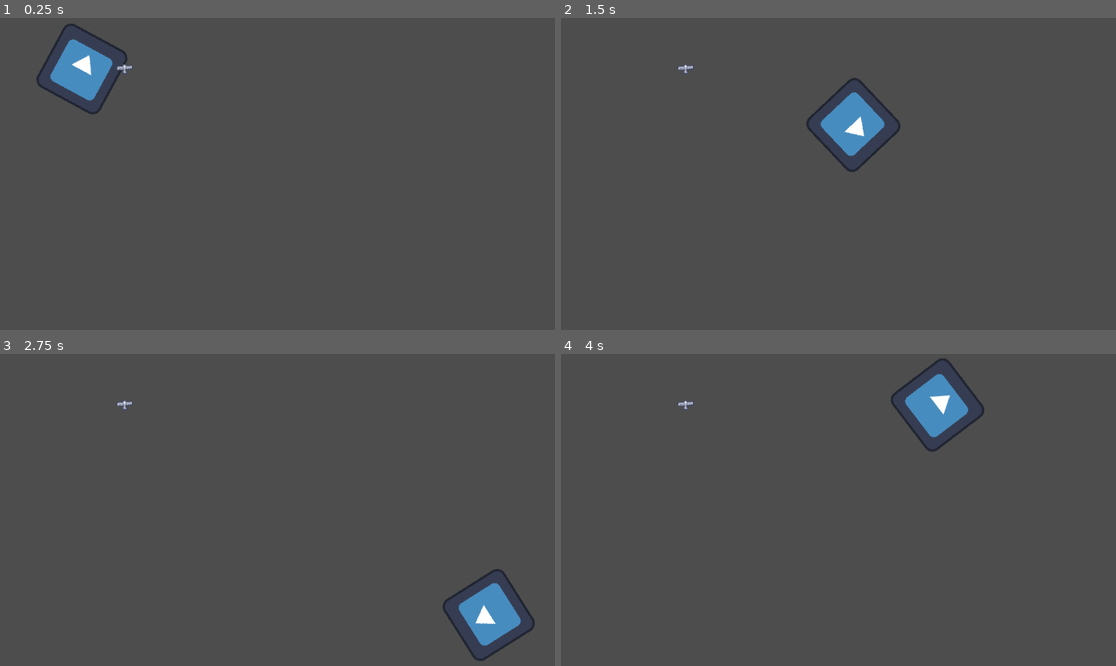
Above: before the commit, frames 1-4 (two rows, left to right).
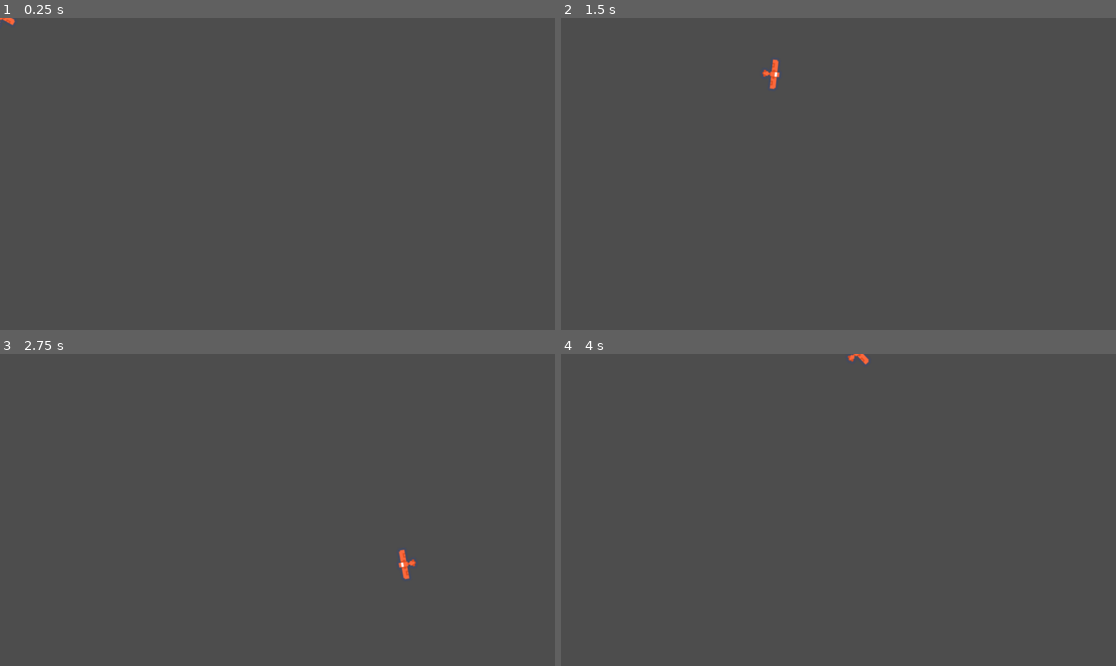
Above: after the commit, the same moments.

Repository: BaselAbdulaal/Top-Down-protect-your-base
Game: Godot game, scene res://player.tscn
Two runs of this game, one before a commit and one after it. Both use one fixed random seed, a clock stepped at 60 frames per second and the inputs below. Before the commit the project starts from res://world.tscn. The engine's default icon, where the game draws it, is replaced by a stand-in: a white triangle on a blue panel in a dark square.
Inputs (mouse positions are in pixels of both pictures, inside the frame that each line leads up to):
- Up to frame 1 (0.25 s): no input
- Up to frame 2 (1.5 s): tap Enter at 0.5 s; move the mouse to (1027, 180) at 0.52 s; hold D (Right) 0.53-1.28 s; click (1027, 180) at 0.6 s; move the mouse to (755, 217) at 1.27 s; hold S (Down) from 1.28 s (still down); click (755, 217) at 1.35 s
- Up to frame 3 (2.75 s): move the mouse to (388, 456) at 2.02 s; release S (Down) at 2.03 s; hold D (Right) from 2.03 s (still down); click (388, 456) at 2.1 s
- Up to frame 4 (4 s): move the mouse to (849, 606) at 2.77 s; release D (Right) at 2.78 s; hold W (Up) 2.78-3.53 s; click (849, 606) at 2.85 s; move the mouse to (1077, 591) at 3.52 s; hold A (Left) from 3.53 s (still down); click (1077, 591) at 3.6 s

The runs differ from the first frame. In frame 1, 1.8% of the frame differs, in the area x 0-24%, y 0-31%; in frame 2, 1.9%, in the area x 21-62%, y 13-50%; in frame 3, 1.9%; in frame 4, 1.8%.
Error before the commit: Invalid call. Nonexistent function 'apply_impulse' in base 'Node2D'. (res://Player)
Error after the commit: Invalid call. Nonexistent function 'instantiate' in base 'GDScript'. (res://Player)

Commit message:
term 3 sprint 1 day 1

Diff:
--- a/Player 1.gd
+++ b/Player 1.gd
@@ -2,7 +2,7 @@
 
 var movespeed = 500
 var bullet_speed = 2000
-var bullet = preload("res://bullet.tscn")
+var bullet = preload("res://projectile.gd")
 var input_direction = Vector2()
 @export var Bullet : PackedScene
 
--- /dev/null
+++ b/player.tscn
@@ -0,0 +1,21 @@
+[gd_scene load_steps=5 format=3 uid="uid://dwkt6sule6odb"]
+
+[ext_resource type="Script" path="res://Player 1.gd" id="1_6710v"]
+[ext_resource type="Texture2D" uid="uid://bu16rduyfc658" path="res://kenney_pixel-shmup/Ships/ship_0005.png" id="2_m7xl1"]
+[ext_resource type="PackedScene" uid="uid://r582t2af5ivq" path="res://bullet/projectile.tscn" id="2_se5kv"]
+
+[sub_resource type="RectangleShape2D" id="RectangleShape2D_w32qn"]
+size = Vector2(30, 20)
+
+[node name="Node2D" type="Node2D"]
+
+[node name="CharacterBody2D" type="CharacterBody2D" parent="."]
+script = ExtResource("1_6710v")
+Bullet = ExtResource("2_se5kv")
+
+[node name="Sprite2D" type="Sprite2D" parent="CharacterBody2D"]
+scale = Vector2(2, 2)
+texture = ExtResource("2_m7xl1")
+
+[node name="CollisionShape2D" type="CollisionShape2D" parent="CharacterBody2D"]
+shape = SubResource("RectangleShape2D_w32qn")
--- a/project.godot
+++ b/project.godot
@@ -10,8 +10,8 @@
 
 [application]
 
-config/name="Game Jam"
-run/main_scene="res://world.tscn"
+config/name="Top-down-protect-your-base"
+run/main_scene="res://player.tscn"
 config/features=PackedStringArray("4.2", "Forward Plus")
 config/icon="res://icon.svg"
 
@@ -20,29 +20,29 @@
 Up={
 "deadzone": 0.5,
 "events": [Object(InputEventKey,"resource_local_to_scene":false,"resource_name":"","device":-1,"window_id":0,"alt_pressed":false,"shift_pressed":false,"ctrl_pressed":false,"meta_pressed":false,"pressed":false,"keycode":0,"physical_keycode":87,"key_label":0,"unicode":119,"echo":false,"script":null)
+, Object(InputEventKey,"resource_local_to_scene":false,"resource_name":"","device":-1,"window_id":0,"alt_pressed":false,"shift_pressed":false,"ctrl_pressed":false,"meta_pressed":false,"pressed":false,"keycode":0,"physical_keycode":4194320,"key_label":0,"unicode":0,"echo":false,"script":null)
 ]
 }
 Down={
 "deadzone": 0.5,
 "events": [Object(InputEventKey,"resource_local_to_scene":false,"resource_name":"","device":-1,"window_id":0,"alt_pressed":false,"shift_pressed":false,"ctrl_pressed":false,"meta_pressed":false,"pressed":false,"keycode":0,"physical_keycode":83,"key_label":0,"unicode":115,"echo":false,"script":null)
+, Object(InputEventKey,"resource_local_to_scene":false,"resource_name":"","device":-1,"window_id":0,"alt_pressed":false,"shift_pressed":false,"ctrl_pressed":false,"meta_pressed":false,"pressed":false,"keycode":0,"physical_keycode":4194322,"key_label":0,"unicode":0,"echo":false,"script":null)
 ]
 }
 Left={
 "deadzone": 0.5,
 "events": [Object(InputEventKey,"resource_local_to_scene":false,"resource_name":"","device":-1,"window_id":0,"alt_pressed":false,"shift_pressed":false,"ctrl_pressed":false,"meta_pressed":false,"pressed":false,"keycode":0,"physical_keycode":65,"key_label":0,"unicode":97,"echo":false,"script":null)
+, Object(InputEventKey,"resource_local_to_scene":false,"resource_name":"","device":-1,"window_id":0,"alt_pressed":false,"shift_pressed":false,"ctrl_pressed":false,"meta_pressed":false,"pressed":false,"keycode":0,"physical_keycode":4194319,"key_label":0,"unicode":0,"echo":false,"script":null)
 ]
 }
 Right={
 "deadzone": 0.5,
 "events": [Object(InputEventKey,"resource_local_to_scene":false,"resource_name":"","device":-1,"window_id":0,"alt_pressed":false,"shift_pressed":false,"ctrl_pressed":false,"meta_pressed":false,"pressed":false,"keycode":0,"physical_keycode":68,"key_label":0,"unicode":100,"echo":false,"script":null)
+, Object(InputEventKey,"resource_local_to_scene":false,"resource_name":"","device":-1,"window_id":0,"alt_pressed":false,"shift_pressed":false,"ctrl_pressed":false,"meta_pressed":false,"pressed":false,"keycode":0,"physical_keycode":4194321,"key_label":0,"unicode":0,"echo":false,"script":null)
 ]
 }
 Shoot={
 "deadzone": 0.5,
-"events": [Object(InputEventMouseButton,"resource_local_to_s …(115 unchanged characters)… alse,"meta_pressed":false,"button_mask":0,"position":Vector2(0, 0),"global_position":Vector2(0, 0),"factor":1.0,"button_index":1,"canceled":false,"pressed":false,"double_click":false,"script":null)
+"events": [Object(InputEventMouseButton,"resource_local_to_s …(115 unchanged characters)… alse,"meta_pressed":false,"button_mask":1,"position":Vector2(323, 17),"global_position":Vector2(327, 58),"factor":1.0,"button_index":1,"canceled":false,"pressed":true,"double_click":false,"script":null)
 ]
 }
-
-[rendering]
-
-textures/canvas_textures/default_texture_filter=0
